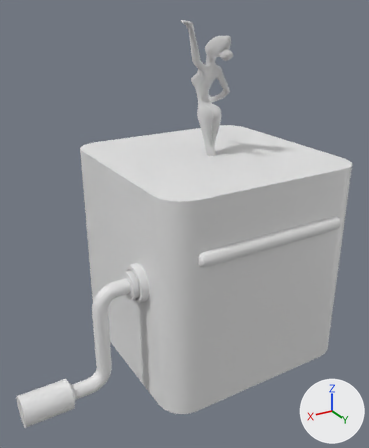
A saved change to the glTF model public/assets/models/musicalBox.glb.
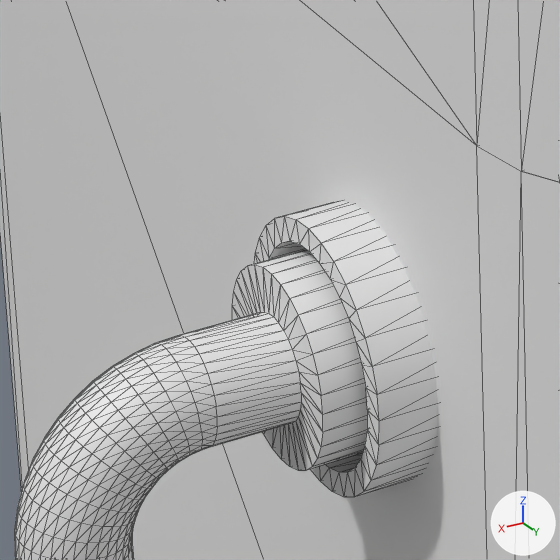
Old and new are each drawn whole from a camera (50 mm lens) standing at (2.66, 3.96, 3.32) and looking at (0.38, 0.18, 1.42) and again close up on the part from 24% to 45% of the width and 53% to 70% of the height. Every picture has the same lights, and +X, +Y and +Z are marked at lower right. The close-ups show mesh edges as thin lines. Where no turn or scale is listed for an object, it has been applied to the vertices. Vertices at the same position are counted once.

The older version as bpy lines, for what is in view:
```python
me_cube_001 = bpy.data.meshes.new('Cube.001')
me_cube_001.from_pydata(...)  # 270 vertices, 528 faces; spans x -1.0..1.07, y -1.06..1.0, z 0.0..1.5
me_cylinder_003 = bpy.data.meshes.new('Cylinder.003')
me_cylinder_003.from_pydata(...)  # 910 vertices, 1808 faces; spans x -1.0..1.0, y -2.06..0.07, z -0.07..0.5
me_cylinder_005 = bpy.data.meshes.new('Cylinder.005')
me_cylinder_005.from_pydata(...)  # 1024 vertices, 2044 faces; spans x -0.122..1.128, y -0.132..0.132, z -1.021..0.122
ob_body = bpy.data.objects.new('body', me_cube_001)
ob_body.location = (0.0, 0.0, 0.0)
ob_crank = bpy.data.objects.new('crank', me_cylinder_005)
ob_crank.location = (1.0, 0.471, 1.125)
ob_top = bpy.data.objects.new('top', me_cylinder_003)
ob_top.location = (0.0, 1.0, 1.5)
```
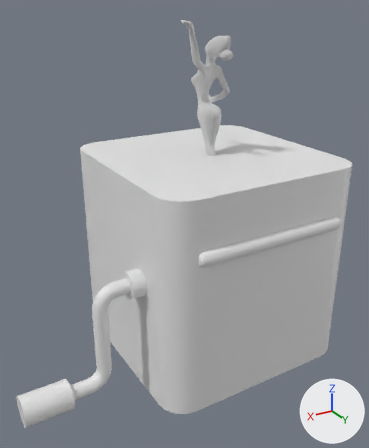
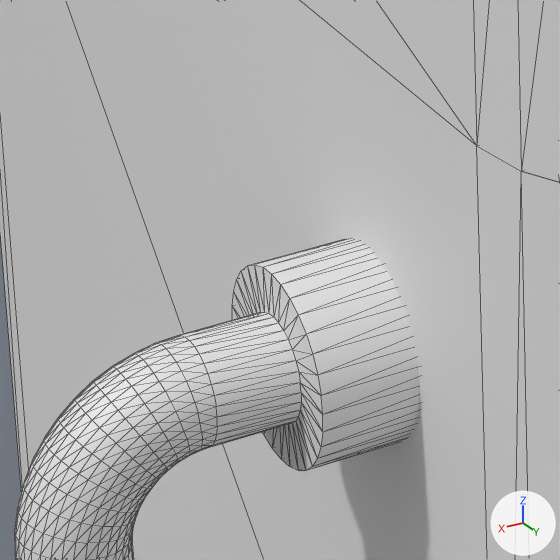
Where the newer file only moved an object's origin or applied its transform, the numbers keep the older frame.

Changed parts and their boxes [x1, y1, x2, y2] in the close-ups (560 x 560 px):
part 1 of me_cube_001, deleted
    before: [254, 201, 438, 497]

What the commit changed:
me_cube_001 has 270 vertices, 528 faces and spans x -1.0..1.07, y -1.06..1.0, z 0.0..1.5.
me_cube_001 is used by ob_body; location (0.0, 0.0, 0.0).
me_cube_001 part 1: the loose piece of 128 vertices spanning x 0.93..1.07, y 0.3..0.64, z 0.96..1.29 is deleted.
